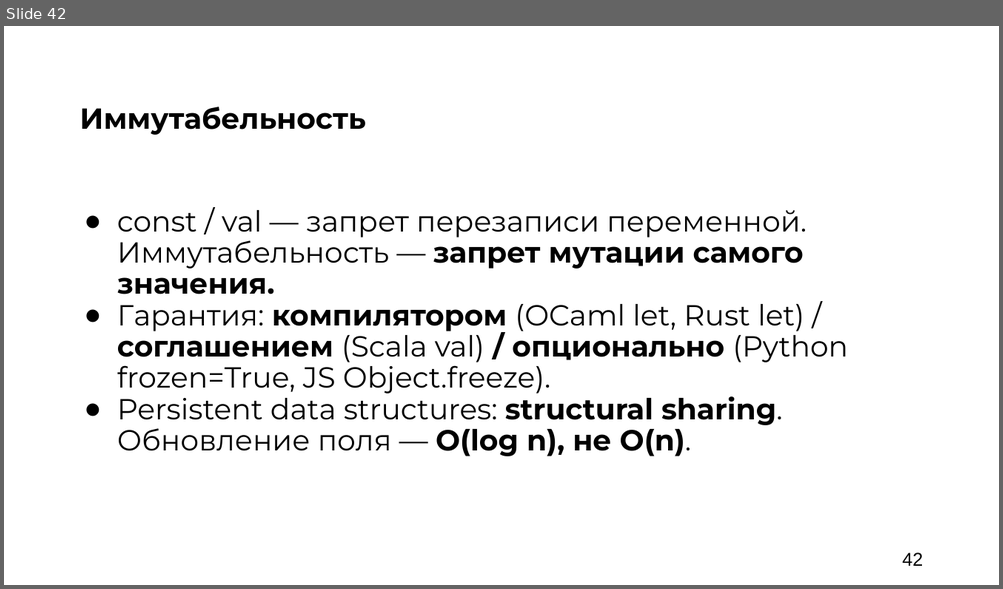
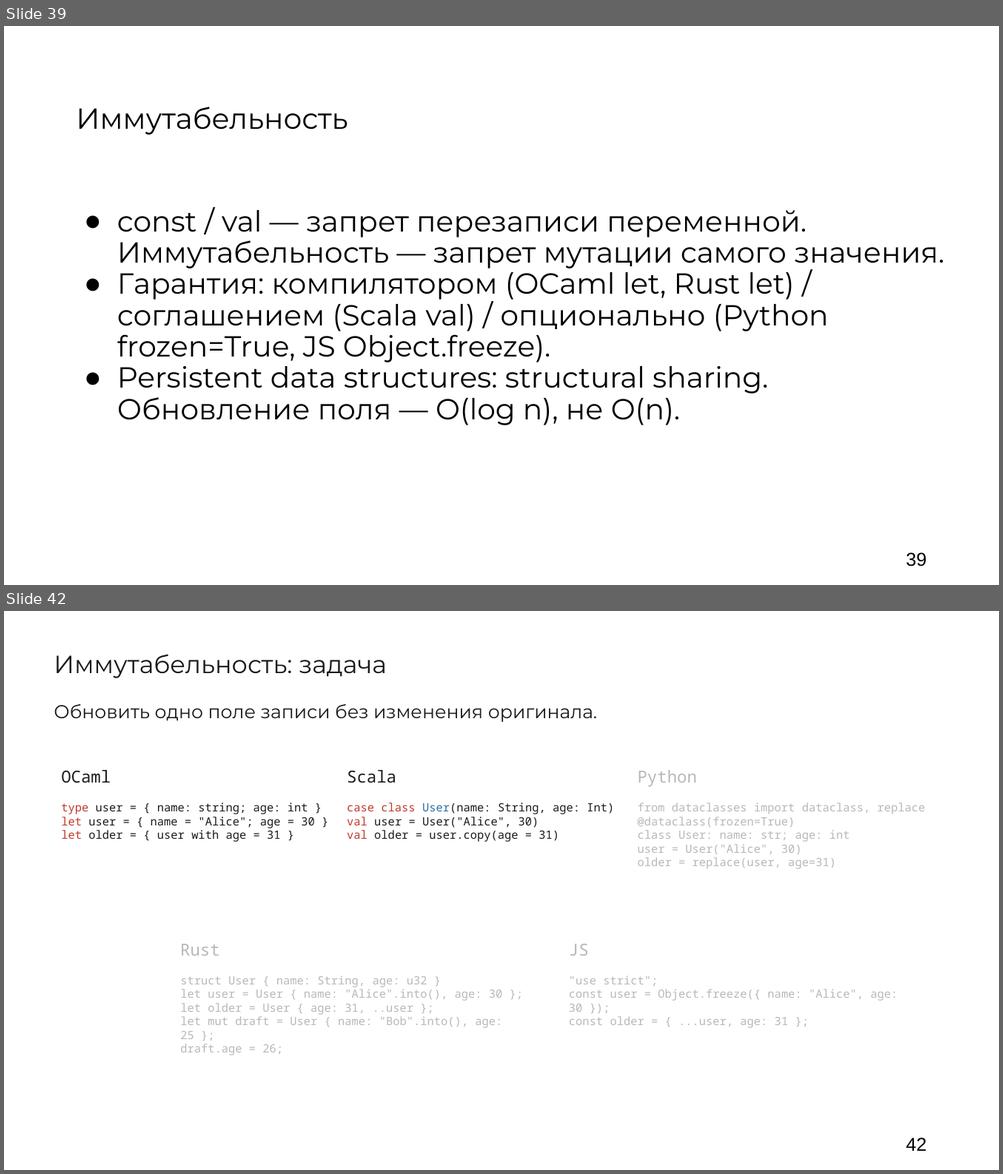
Before and after one commit to argent-smith/presentations, a slide deck: FP_Talk_2026/nastachku/presentation.pptx. Shown one above the other, each under a label of ours: slide 42 before the commit, slides 39 and 42 after it; the slides between them are not shown. The pictures are 1003x589 and 1003x1174 pixels, drawn with LibreOffice and Linux fonts; fonts in the diff are those of the drawing; background and template pictures are left out. Boxes give left, top, right and bottom in pixels: in the first picture for what was removed or moved away, otherwise in the second. Text is boxed around its words. In the diff, an @@ line names an element or a change of style, - is before the commit and + after.

```diff
--- a/FP_Talk_2026/nastachku/presentation.pptx
+++ b/FP_Talk_2026/nastachku/presentation.pptx
@@ slide 42 added at <box>4,611,999,1170</box>, background #FFFFFF @@
@@ text added at <box>54,654,387,678</box>, 24 pt, text #1A1A1A @@
+Иммутабельность: задача
@@ text added at <box>54,704,597,722</box>, 18 pt, text #1A1A1A @@
+Обновить одно поле записи без изменения оригинала.
@@ text added at <box>61,770,111,783</box>, 16 pt, text #1A1A1A @@
+OCaml
@@ text added at <box>347,770,396,783</box>, 16 pt, text #1A1A1A @@
+Scala
@@ text added at <box>637,770,697,786</box>, 16 pt, text #B8B8B8 @@
+Python
@@ text added at <box>61,803,314,842</box>, 11 pt, text #1A1A1A @@
+type user = { name: string; age: int }
+let user = { name = "Alice"; age = 30 }
+let older = { user with age = 31 }
@@ text added at <box>347,803,614,842</box>, 11 pt, text #1A1A1A @@
+case class User(name: String, age: Int)
+val user = User("Alice", 30)
+val older = user.copy(age = 31)
@@ text added at <box>637,803,925,869</box>, 11 pt, text #B8B8B8 @@
+from dataclasses import dataclass, replace
+@dataclass(frozen=True)
+class User: name: str; age: int
+user = User("Alice", 30)
+older = replace(user, age=31)
@@ text added at <box>180,944,220,956</box>, 16 pt, text #B8B8B8 @@
+Rust
@@ text added at <box>569,944,589,956</box>, 16 pt, text #B8B8B8 @@
+JS
@@ text added at <box>180,976,503,1056</box>, 11 pt, text #B8B8B8 @@
+struct User { name: String, age: u32 }
+let user = User { name: "Alice".into(), age: 30 };
+let older = User { age: 31, ..user };
+let mut draft = User { name: "Bob".into(), age: 25 };
+draft.age = 26;
@@ text added at <box>569,976,897,1028</box>, 11 pt, text #B8B8B8 @@
+"use strict";
+const user = Object.freeze({ name: "Alice", age: 30 });
+const older = { ...user, age: 31 };
@@ page number added at <box>905,1138,926,1151</box>, 18 pt, text #000000 @@
+42
@@ what was slide 42 is now slide 39 @@
@@ slide 39 changed as well @@
@@ text "Иммутабельность" at <box>76,107,347,135</box>: bold off @@
@@ text "const / val — запрет ..." at <box>117,210,944,426</box>: bold off in "запрет мутации самого значения.", "компилятором соглашением / опционально", "structural sharing. O(log n), не O(n)." @@
@@ page number removed at <box>902,553,922,566</box> @@
-42
@@ page number added at <box>905,553,926,567</box>, 18 pt, text #000000 @@
+39
```
Also in this commit, not shown: 16 other slides changed, 41 other slides added, 34 slides removed, 13 other files.
